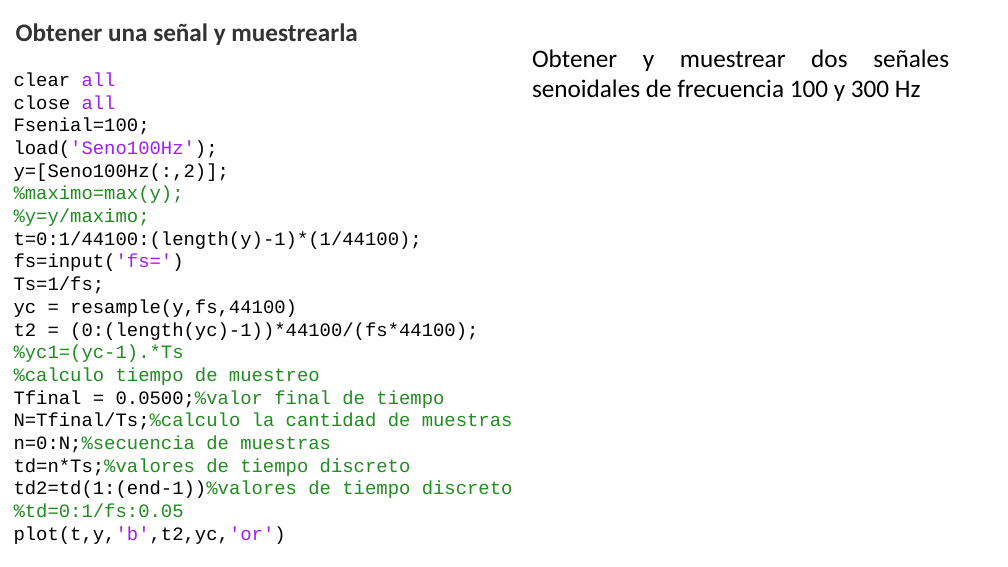
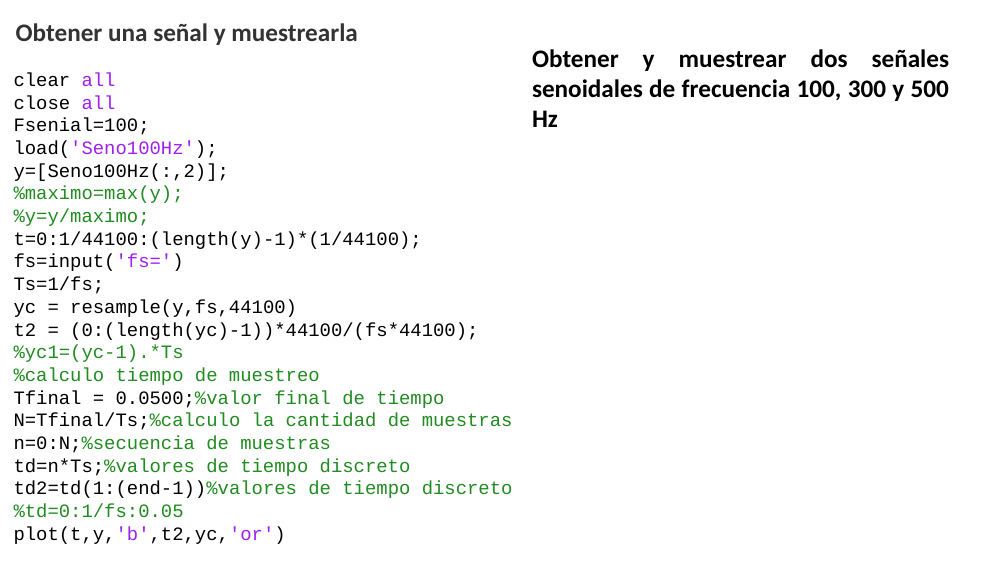
Before and after one commit to odeluigi/Analisis, a slide deck: slide 13 of TP1/Presentacion-TP-1.pptx (slide 12 before the commit). Drawn at 1008x567 pixels with LibreOffice and Linux fonts; fonts in the diff are those of the drawing. Boxes give left, top, right and bottom in pixels: in the first picture for what was removed or moved away, otherwise in the second. Text is boxed around its words. In the diff, an @@ line names an element or a change of style, - is before the commit and + after.

```diff
--- a/TP1/Presentacion-TP-1.pptx
+++ b/TP1/Presentacion-TP-1.pptx
@@ text at (532, 49, 950, 127): text changed; bold on @@
-Obtener y muestrear dos señales senoidales de frecuencia 100 y 300 Hz
+Obtener y muestrear dos señales senoidales de frecuencia 100, 300 y 500 Hz
```
Also in this commit, not shown: 1 slide added, 3 other files.
